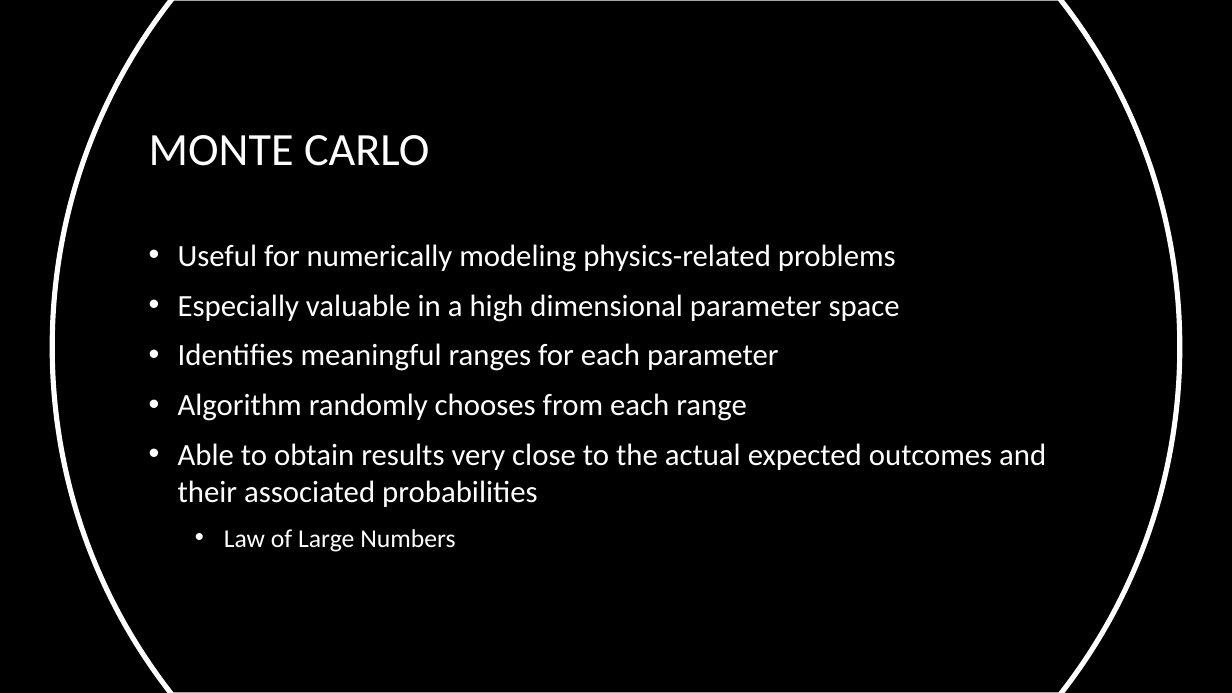
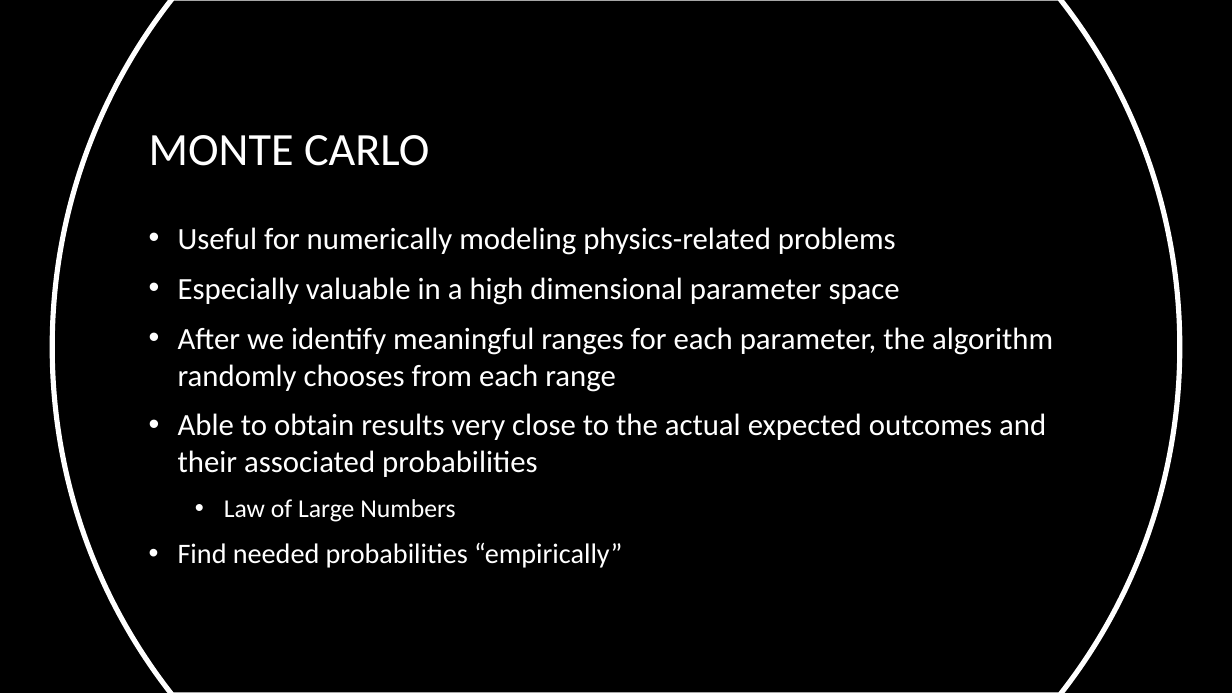
Before and after one commit to Smiley248/nasaspring, a slide deck: slide 3 of Presentations/NASA/NASA presentation.pptx. Drawn at 1232x693 pixels with LibreOffice and Linux fonts; fonts in the diff are those of the drawing; background and template pictures are left out. Boxes give left, top, right and bottom in pixels: in the first picture for what was removed or moved away, otherwise in the second. Text is boxed around its words. In the diff, an @@ line names an element or a change of style, - is before the commit and + after.

```diff
--- a/Presentations/NASA/NASA presentation.pptx
+++ b/Presentations/NASA/NASA presentation.pptx
@@ text at bbox=[178, 327, 1053, 392]: text changed @@
-• Identifies meaningful ranges for each parameter
-• Algorithm randomly chooses from each range
+• After we identify meaningful ranges for each parameter, the algorithm randomly chooses from each range
@@ text at bbox=[178, 543, 622, 568]: paragraph added @@
+• Find needed probabilities “empirically”
```
Also in this commit, not shown: 4 other slides changed, 2 slides added.
